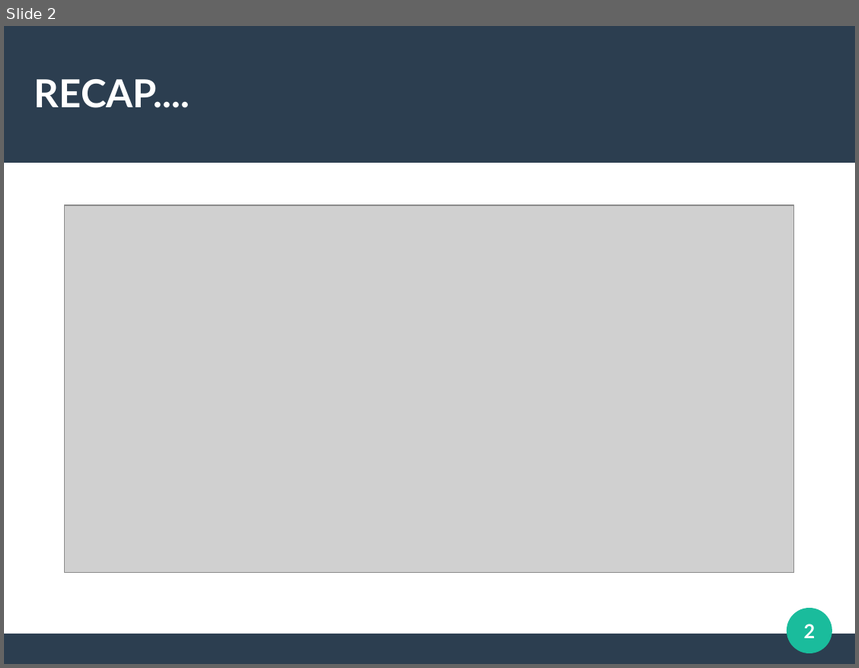
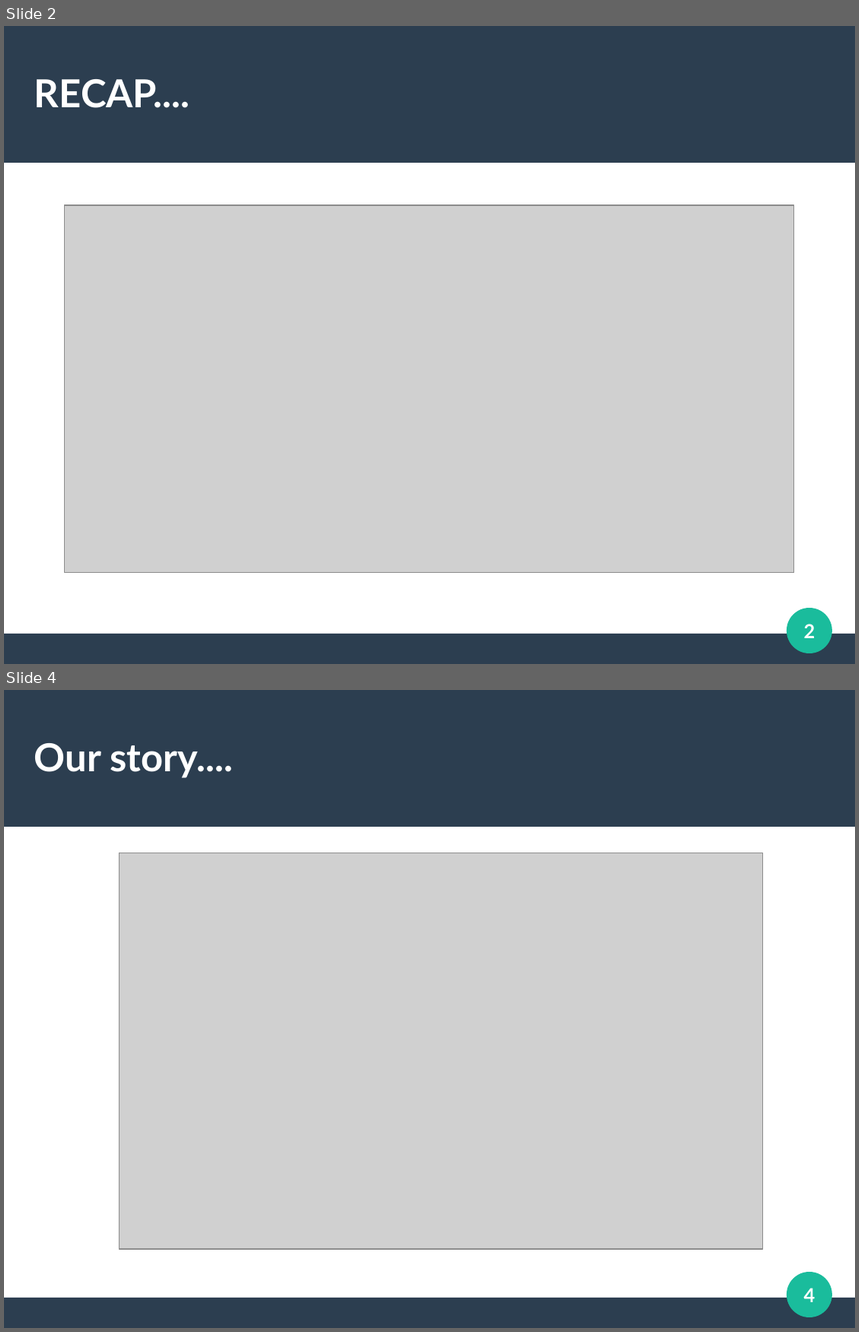
Before and after one commit to iHALOaec/iHALO, a slide deck: docs/iHalo.odp. Shown one above the other, each under a label of ours: slide 2 before the commit, slides 2 and 4 after it; the slides between them are not shown. The pictures are 859x668 and 859x1332 pixels, drawn with LibreOffice and Linux fonts; fonts in the diff are those of the drawing; grey boxes stand for pictures. Boxes give left, top, right and bottom in pixels: in the first picture for what was removed or moved away, otherwise in the second. Text is boxed around its words. In the diff, an @@ line names an element or a change of style, - is before the commit and + after.

```diff
--- a/docs/iHalo.odp
+++ b/docs/iHalo.odp
@@ slide 4 added at [4,690,855,1328], background #FFFFFF; not listed: 3 template elements that a slide beside it also shows @@
@@ title added at [34,743,234,778], 36 pt, text #FFFFFF, bold @@
+Our story....
@@ picture added at [120,853,763,1250] @@
@@ page number added at [804,1288,816,1303], 18 pt, text #FFFFFF, bold @@
+4
```
Also in this commit, not shown: 2 slides changed, 3 other slides added, 1 slide removed, 1 other file.
